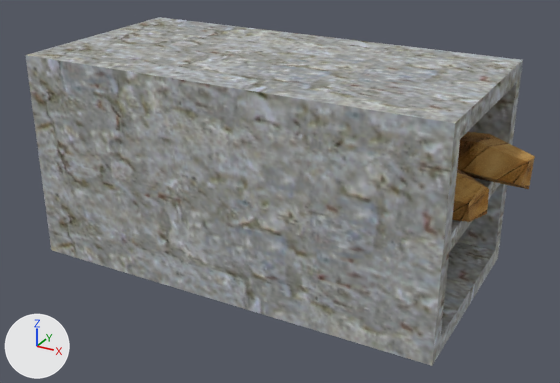
One commit to the Blender file Assets/Models/Environement/Coffin Slot - Semi Filled.blend: the scene before it, then after it.
The view is the same before and after, from a camera (50 mm lens) standing at (6.76, -11.98, 7.4) and looking at (0.34, -0.29, 1.56). The axes (+X, +Y, +Z) are drawn at lower left. The lights are the same throughout. The picture after the commit comes second.
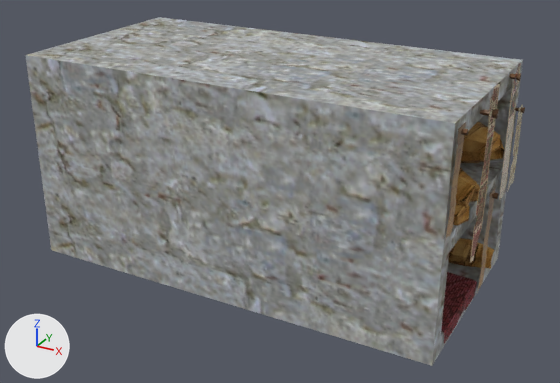
Patch to the scene script:
```diff
--- a/Assets/Models/Environement/Coffin Slot - Semi Filled.blend.py
+++ b/Assets/Models/Environement/Coffin Slot - Semi Filled.blend.py
@@ me_circle_004 @@
 # used by ob_circle_002; location = (1.02, 0.52, 2.81); rotation_euler = (-1.571, 2.644, -1.571), in degrees (-90, 151, -90); scale = (0.285, 0.172, 0.285)
-me_circle_004.from_pydata(...)  # 40 vertices, 76 faces; spans x -4.1..4.2, y -3.2..4.4, z -14.4..12.8
+me_circle_004.from_pydata(...)  # 40 vertices, 76 faces; spans x -4.0..4.9, y -3.0..4.1, z -14.4..12.9
+# me_circle_004 part 1: 19 of 40 vertices moved; they spanned x -4.1..4.2, y -3.2..4.4, z -6.2..12.8 and now span x -4.0..4.9, y -2.6..4.1, z -5.2..12.9; mean shift (0.1, 0.3, 0.8); largest move (-3.8, 1.2, -6.2) -> (-2.6, 1.2, -4.2)
 me_circle_004.materials.append(mat_wrapping_001)
@@ ob_circle_002 @@
 ob_circle_002 = bpy.data.objects.new('Circle.002', me_circle_004)
-ob_circle_002.location = (1.02, 0.52, 2.81)
-ob_circle_002.rotation_euler = (-1.571, 2.644, -1.571)  # degrees (-90, 151, -90)
-ob_circle_002.scale = (0.285, 0.172, 0.285)
+ob_circle_002.location = (2.0, -0.1, 2.52)
+ob_circle_002.rotation_euler = (-1.581, 2.813, -1.789)  # degrees (-91, 161, -103)
+ob_circle_002.scale = (0.167, 0.101, 0.167)
@@ ob_circle_001 @@
 ob_circle_001 = bpy.data.objects.new('Circle.001', me_circle_005)
-ob_circle_001.location = (0.56, -0.46, 2.55)
+ob_circle_001.location = (1.91, -0.9, 2.37)
 ob_circle_001.rotation_euler = (-1.571, 3.142, -1.571)  # degrees (-90, 180, -90)
-ob_circle_001.scale = (0.285, 0.172, 0.285)
+ob_circle_001.scale = (0.167, 0.101, 0.167)
@@ ob_plane @@
+ob_plane = bpy.data.objects.new('Plane', me_plane)  # 37 vertices, 8 faces; spans x -3.18..1.02, y -0.97..1.07, z -0.26..0.01; in mat_carpet (picture img_carpet_jpg)
+ob_plane.location = (3.0, -0.66, 0.34)
@@ ob_cube_002 @@
+ob_cube_002 = bpy.data.objects.new('Cube.002', me_cube_004)  # 26 vertices, 14 faces; spans x -6.2..33.8, y -3.0..3.0, z -34.8..5.9; in mat_rust (picture img_62_rusty_dirty_metal_pbr_texture_seamless_jpg), mat_prayer_scoll_1 (picture img_prayer_scroll_1_jpg)
+ob_cube_002.location = (4.02, 0.61, 1.92)
+ob_cube_002.rotation_euler = (0.00345, 0.832, 1.624)  # degrees (0.2, 48, 93)
+ob_cube_002.scale = (0.0426, 0.0426, 0.0426)
@@ ob_cube_003 @@
+ob_cube_003 = bpy.data.objects.new('Cube.003', me_cube_003)  # 33 vertices, 17 faces; spans x -2.8..36.9, y -3.0..3.0, z -38.4..6.3; in mat_rust_005 (picture img_62_rusty_dirty_metal_pbr_texture_seamless_jpg_005), mat_prayer_scroll_4 (picture img_prayer_scroll_4_jpg)
+ob_cube_003.location = (4.03, 1.09, 3.92)
+ob_cube_003.rotation_euler = (-0.00258, 0.748, 1.619)  # degrees (-0.1, 43, 93)
+ob_cube_003.scale = (0.0451, 0.0451, 0.0451)
@@ ob_plane_002 @@
+ob_plane_002 = bpy.data.objects.new('Plane.002', me_plane_003)  # 33 vertices, 17 faces; spans x -1.01..0.99, y -8.68..1.58, z -0.57..0.57; in mat_prayer_scroll_3 (picture img_prayer_scroll_3_jpg), mat_rust_003 (picture img_62_rusty_dirty_metal_pbr_texture_seamless_jpg_003)
+ob_plane_002.location = (4.11, -0.69, 3.8)
+ob_plane_002.rotation_euler = (1.571, 0.0618, 1.578)  # degrees (90, 3.5, 90)
+ob_plane_002.scale = (0.277, 0.277, 0.277)
@@ ob_cube_001 @@
+ob_cube_001 = bpy.data.objects.new('Cube.001', me_cube_002)  # 23 vertices, 12 faces; spans x -6.2..35.7, y -3.0..3.0, z -34.0..5.1; in mat_rust_002 (picture img_62_rusty_dirty_metal_pbr_texture_seamless_jpg_002), mat_prayer_scoll_2 (picture img_prayer_scroll_2_jpg)
+ob_cube_001.location = (4.06, 1.78, 3.15)
+ob_cube_001.rotation_euler = (-0.000461, 0.779, 1.621)  # degrees (0, 45, 93)
+ob_cube_001.scale = (0.037, 0.037, 0.037)
@@ ob_cube @@
+ob_cube = bpy.data.objects.new('Cube', me_cube_004.copy())
+ob_cube.location = (4.02, -1.79, 3.82)
+ob_cube.rotation_euler = (0.0061, 0.864, 1.625)  # degrees (0.3, 50, 93)
+ob_cube.scale = (0.0371, 0.0371, 0.0371)
@@ ob_circle_010 @@
+ob_circle_010 = bpy.data.objects.new('Circle.010', me_circle_012)  # 40 vertices, 76 faces; spans x -4.2..4.2, y -2.3..4.2, z -14.4..13.1; in mat_wrapping_003 (picture img_wrapping_png_003)
+ob_circle_010.location = (1.98, -1.24, 2.98)
+ob_circle_010.rotation_euler = (-1.64, 1.209, -1.533)  # degrees (-94, 69, -88)
+ob_circle_010.scale = (-0.167, 0.101, 0.167)
@@ ob_circle_009 @@
+ob_circle_009 = bpy.data.objects.new('Circle.009', me_circle_012.copy())
+ob_circle_009.location = (1.91, 0.65, 3.06)
+ob_circle_009.rotation_euler = (-1.571, 3.243, -1.571)  # degrees (-90, 186, -90)
+ob_circle_009.scale = (0.167, 0.101, 0.167)
@@ ob_circle_007 @@
+ob_circle_007 = bpy.data.objects.new('Circle.007', me_circle_009)  # 40 vertices, 76 faces; spans x -2.4..2.8, y -3.4..10.1, z -9.8..10.4; in mat_wrapping_004 (picture img_wrapping_png_004)
+ob_circle_007.location = (2.28, 0.74, 2.56)
+ob_circle_007.rotation_euler = (-1.692, 1.651, -1.646)  # degrees (-97, 95, -94)
+ob_circle_007.scale = (0.167, 0.101, 0.167)
@@ ob_circle_004 @@
+ob_circle_004 = bpy.data.objects.new('Circle.004', me_circle_012.copy())
+ob_circle_004.location = (1.92, 0.93, 0.55)
+ob_circle_004.rotation_euler = (-1.571, 3.142, -1.674)  # degrees (-90, 180, -96)
+ob_circle_004.scale = (-0.167, 0.101, 0.167)
```

Boxes (x1, y1, x2, y2) around the edits, measured in the pictures (560 x 383 px; the box of a moved part takes in the faces that stretch with it):
'Circle.002', reshaped, moved, turned, rescaled (mostly hidden afterwards)
    before: (457, 132, 535, 189)
    after: (470, 181, 480, 202)
'Circle.001', moved, rescaled
    before: (452, 169, 489, 222)
    after: (453, 205, 470, 225)
'Plane', added (brown)
    after: (441, 272, 477, 343)
'Plane.002', added (brown)
    after: (470, 84, 500, 262)
'Circle.004', added (brown)
    after: (448, 238, 494, 268)
'Cube.003', added
    after: (499, 63, 521, 200)
'Circle.009', added (brown)
    after: (462, 122, 500, 153)
'Cube', added (brown)
    after: (445, 122, 468, 241)
'Circle.010', added (brown)
    after: (456, 168, 476, 208)
'Cube.002', added (brown)
    after: (477, 186, 499, 293)
'Circle.007', added
    after: (461, 139, 504, 163)
'Cube.001', added
    after: (508, 104, 525, 190)
part 1 of me_circle_004, moved or reshaped (mostly hidden afterwards)
    before: (457, 134, 535, 189)
    after: (470, 181, 480, 202)
